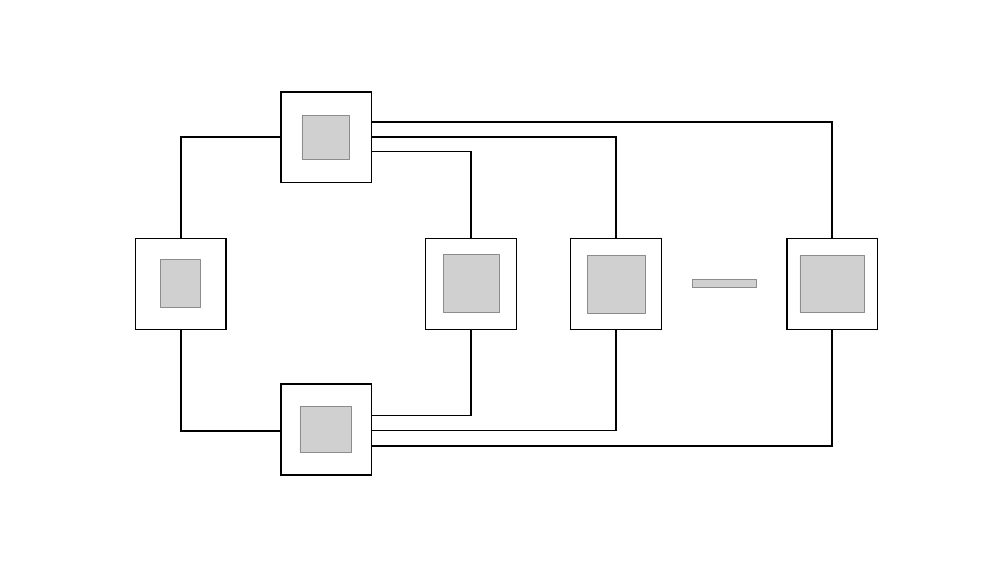
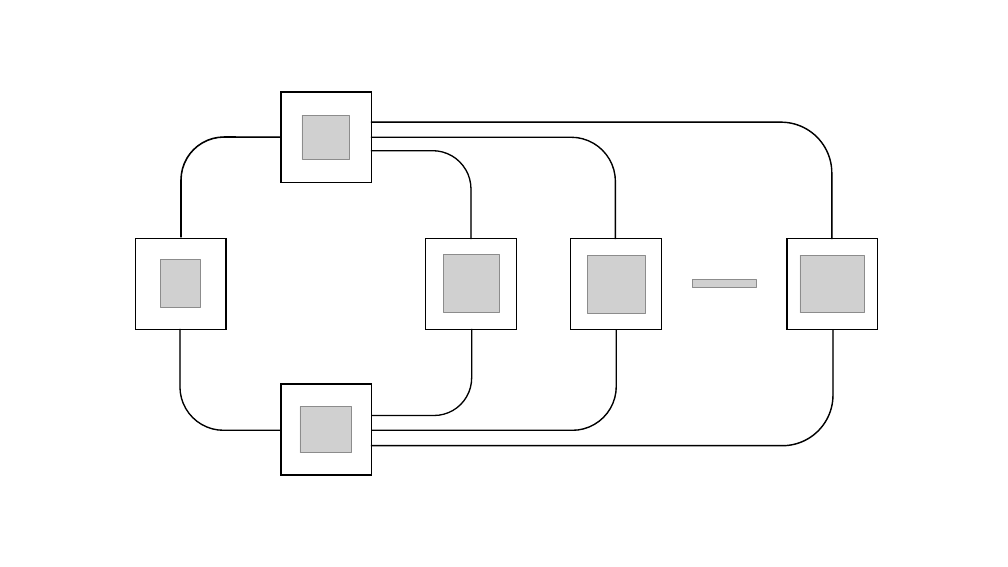
Before and after one commit to cuplv/dcp-calc, a slide deck: slide 1 of ilcinocaml/docs/paper/figures/ideal-setup.pptx. Drawn at 1008x567 pixels with LibreOffice and Linux fonts; fonts in the diff are those of the drawing; grey boxes stand for pictures. Boxes give left, top, right and bottom in pixels: in the first picture for what was removed or moved away, otherwise in the second. Text is boxed around its words. In the diff, an @@ line names an element or a change of style, - is before the commit and + after.

```diff
--- a/ilcinocaml/docs/paper/figures/ideal-setup.pptx
+++ b/ilcinocaml/docs/paper/figures/ideal-setup.pptx
@@ elbow line removed from (281, 138) to (181, 239) @@
@@ bent arrow added at [181,137,280,237], fill #000000, outline #000000 1 pt @@
@@ elbow line removed from (371, 123) to (833, 239) @@
@@ elbow line removed from (372, 138) to (616, 239) @@
@@ bent arrow added at [372,122,832,239], fill #000000, outline #000000 1 pt @@
@@ bent arrow added at [372,137,616,239], fill #000000, outline #000000 1 pt @@
@@ bent arrow added at [371,150,471,238], fill #000000, outline #000000 1 pt @@
@@ elbow line removed from (372, 151) to (471, 237) @@
@@ bent arrow added at [180,330,280,431], fill #000000, outline #000000 1 pt @@
@@ elbow line removed from (281, 431) to (181, 330) @@
@@ elbow line removed from (281, 431) to (616, 330) @@
@@ elbow line removed from (286, 446) to (833, 330) @@
@@ elbow line removed from (298, 416) to (471, 330) @@
@@ bent arrow added at [371,330,833,445], fill #000000, outline #000000 1 pt @@
@@ bent arrow added at [373,330,473,416], fill #000000, outline #000000 1 pt @@
@@ bent arrow added at [373,330,617,430], fill #000000, outline #000000 1 pt @@
```
Also in this commit, not shown: 11 other files.
